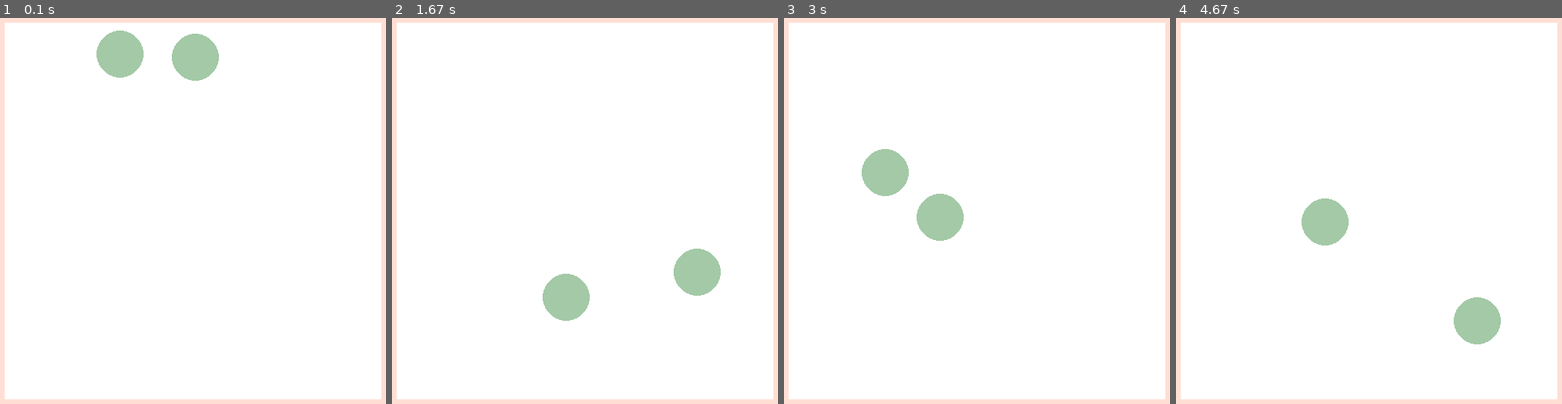
Above: before the commit, frames 1-4 (left to right).
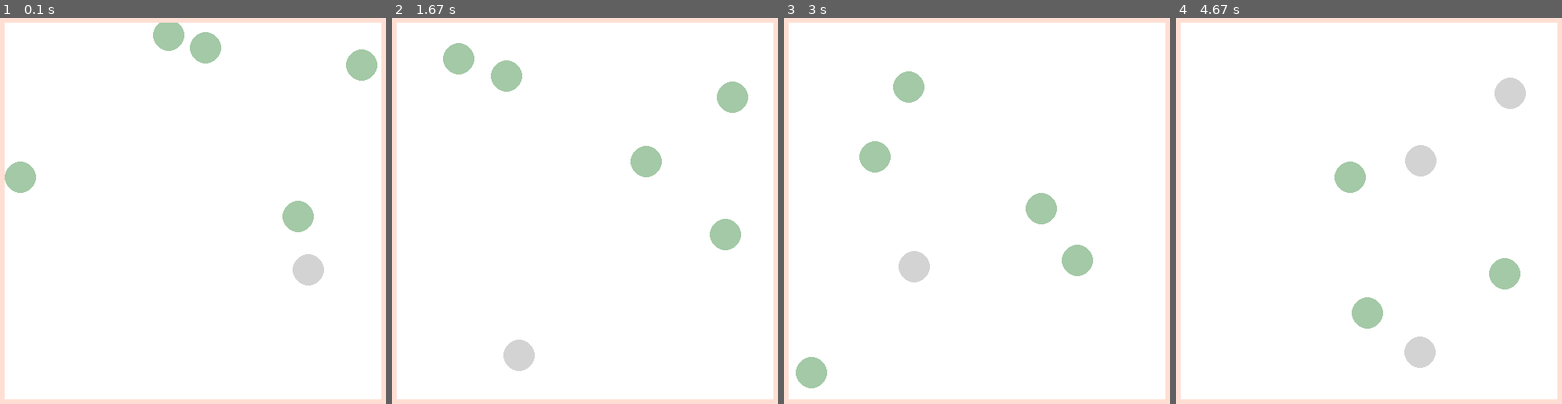
Above: after the commit, the same moments.

Repository: kristenphan/pymunk-pygame-angry-birds
Game: pygame game, started from game-3-colliding-balls/main.py
Two runs of this game, one before a commit and one after it. Both use one fixed random seed, a clock stepped at 60 frames per second and the inputs below.
Inputs:
- Up to frame 1 (0.1 s): no input
- Up to frame 2 (1.67 s): no input
- Up to frame 3 (3 s): no input
- Up to frame 4 (4.67 s): no input

The runs differ from the first frame. In frame 1, 4.4% of the frame differs, in the area x 1-98%, y 1-70%; in frame 2, 5.4%, in the area x 13-93%, y 6-92%; in frame 3, 4.7%; in frame 4, 5.4%.

Commit message:
game-3: colored balls turn gray upon colliding with gray balls

Diff:
--- a/game-3-colliding-balls/main.py
+++ b/game-3-colliding-balls/main.py
@@ -6,13 +6,19 @@
 from pymunk import Space
 import random
 
+collision_type_wall = 0
+collision_type_ball_dead = 1 # Balls with colision type 1 are dead with gray color. Balls with collision type of greater than 1 are alive with pastel color.
+ball_alive_color = (163, 201, 166)  # Color of the ball: red
+ball_dead_color = (211,211,211)  # Color of the dead ball: red
+num_alive_balls = 5  # Number of alive balls, which will be created with collision type greater than 1
+
 class Ball():
     def __init__(self,
                  x: int,
                  y: int,
                  collision_type: int,
                  space: Space,
-                 radius: int = 10,
+                 radius: int = 20,
                  density: int = 1,
                  elasticity: float = 1,
                  color: tuple = (255, 0, 0)):
@@ -21,7 +27,7 @@
         self.x = x
         self.y = y
         self.body.position = Vec2d(self.x, self.y)
-        self.body.velocity = random.uniform(-800, 800), random.uniform(-800, 800)  # Random initial velocity for x- and y-axis
+        self.body.velocity = random.uniform(-300, 300), random.uniform(-300, 300)  # Random initial velocity for x- and y-axis
         self.shape = pymunk.Circle(self.body, radius)
         self.shape.density = density
         self.shape.elasticity = elasticity
@@ -31,18 +37,27 @@
 
     def draw(self, display):
         # https://www.pygame.org/docs/ref/draw.html#pygame.draw.circle
+        new_color = self.color  # Default color
+        if self.shape.collision_type == collision_type_ball_dead:
+            new_color = ball_dead_color
+        else:
+            new_color = ball_alive_color
+
         pygame.draw.circle(
             display,
-            self.color,
+            new_color,
             (int(self.body.position.x), int(self.body.position.y)),
             self.radius)  # Draw the ball at its current position
+    def change_to_dead_state(self, arbiter, space, data):
+        self.shape.collision_type = collision_type_ball_dead
 
-class Floor():
+class Wall():
     def __init__(self,
                  point_left: Vec2d,
                  point_right: Vec2d,
                  thickness: int,
                  elasticity: float,
+                 collision_type: int,
                  color: tuple,
                  space: Space):
         self.body = pymunk.Body(body_type=pymunk.Body.STATIC)
@@ -51,6 +66,7 @@
         self.thickness = thickness
         self.shape = pymunk.Segment(self.body, self.point_left, self.point_right, self.thickness)
         self.shape.elasticity = elasticity
+        self.shape.collision_type = collision_type
         self.color = color
         space.add(self.body, self.shape)
     def draw(self, display):
@@ -60,9 +76,6 @@
                          self.shape.a,
                          self.shape.b,
                          self.thickness)
-
-def collide(arbiter, space, data):
-    print("Collision detected between balls!")
 
 def main():
     # 1. Set up Pymunk space
@@ -77,34 +90,39 @@
     background_color = (255, 255, 255)  # White background
 
     # 2. Create balls
-    ball_color = (163, 201, 166)  # Color of the ball: red
-    ball_radius = 30
     balls = [Ball(x=random.randint(0, screen_size),
                   y=random.randint(0, screen_size),
-                  collision_type=i,  # Unique collision type for each ball
-                  radius=ball_radius,
-                  color=ball_color,
-                  space=space) for i in range(2)]  # Create two balls with different collision types
+                  collision_type=i+2,  # Unique collision type for each ball
+                  color=ball_alive_color,
+                  space=space) for i in range(num_alive_balls)]  # Create two balls with different collision types
 
-    floor_color = (255, 223, 211)
-    floor_thickness = 20  # Thickness of the floor
-    floor_elasticity = 0.8  # Elasticity of the floor
+    balls.append(Ball(x=random.randint(0, screen_size),
+                        y=random.randint(0, screen_size),
+                        collision_type=collision_type_ball_dead,
+                        color=ball_dead_color,
+                        space=space))
+
+    wall_color = (255, 223, 211)
+    wall_thickness = 20  # Thickness of the floor
+    wall_elasticity = 0.8  # Elasticity of the floor
     corners = [(Vec2d(0, screen_size), Vec2d(screen_size, screen_size)),
                (Vec2d(0, 0), Vec2d(screen_size, 0)),
                (Vec2d(0, 0), Vec2d(0, screen_size)),
                (Vec2d(screen_size, 0), Vec2d(screen_size, screen_size))]
 
     # 3. Create floors acting as walls to contain the balls
-    floors = [Floor(point_left=point_left,
+    walls = [Wall(point_left=point_left,
                       point_right=point_right,
-                      thickness=floor_thickness,
-                      elasticity=floor_elasticity,
-                      color=floor_color,  # Color of the floor: black
+                      thickness=wall_thickness,
+                      elasticity=wall_elasticity,
+                      collision_type=collision_type_wall,  # Collision type for the floor
+                      color=wall_color,  # Color of the floor: black
                       space=space) for point_left, point_right in corners]
 
-    # 4. Set up collision handlers
-    handler = space.add_collision_handler(0, 1)  # Collision handler for balls with collision type 0 and 1
-    handler.separate = collide  # Function to call when a collision is detected
+    # 4. Set up collision handlers for each of the alive balls
+    handlers = [space.add_collision_handler(collision_type_ball_dead, i+2) for i in range(num_alive_balls)]
+    for i, handler in enumerate(handlers):
+        handler.separate = balls[i].change_to_dead_state
 
     # 4. Keep the game running unless the user interrupts it
     while True:
@@ -121,7 +139,7 @@
         for ball in balls:
             ball.draw(display)
 
-        for floor in floors:
+        for floor in walls:
             floor.draw(display)
 
         # 6. Update the display
